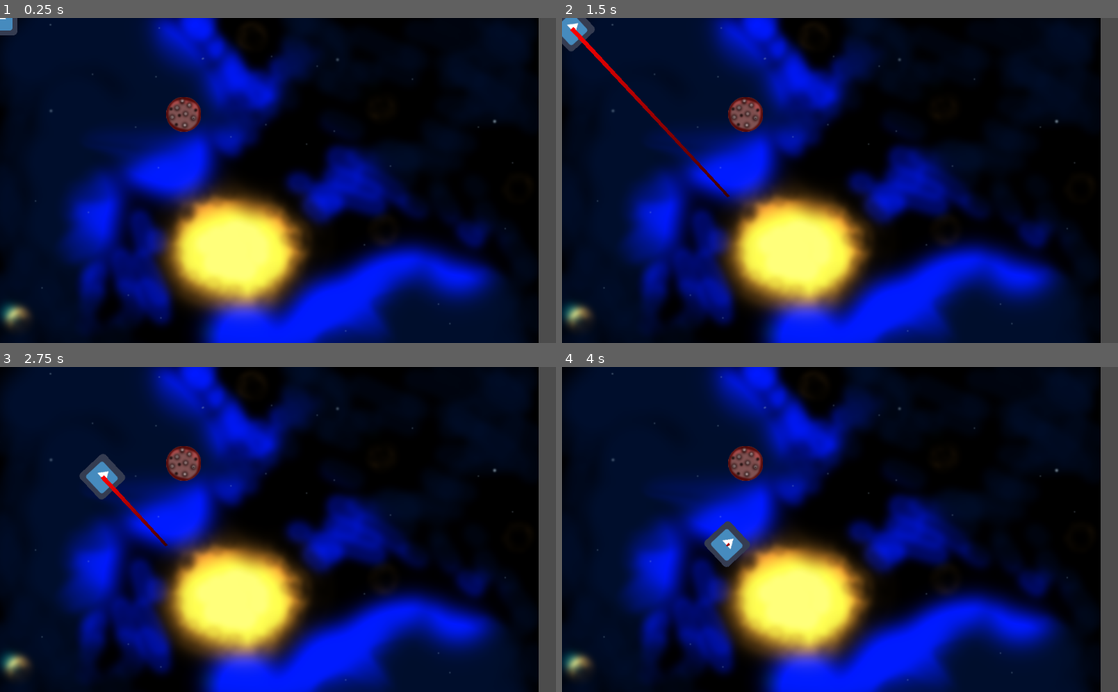
Above: before the commit, frames 1-4 (two rows, left to right).
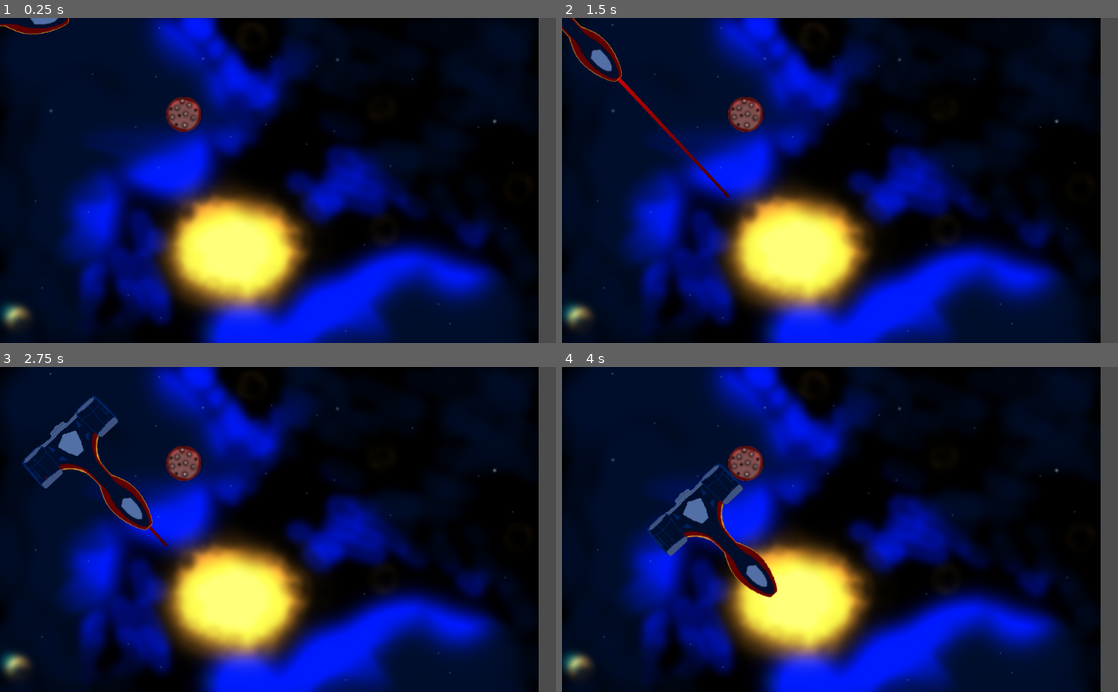
Above: after the commit, the same moments.

Repository: Masashi86fi/GodotAdventurers
Game: Godot game, scene res://src/LevelNodes/main.tscn
The game is run twice, just before and just after one commit, with the same random seed, the same clock (stepped at 60 frames per second) and the same inputs. This scene is started directly instead of the project's main scene. The engine's default icon, where the game draws it, is replaced by a stand-in: a white triangle on a blue panel in a dark square.
Inputs (mouse positions are in pixels of both pictures, inside the frame that each line leads up to):
- Up to frame 1 (0.25 s): no input
- Up to frame 2 (1.5 s): tap Enter (Use) at 0.5 s; move the mouse to (962, 164) at 0.52 s; hold W (LadderUP) from 0.53 s (still down); tap X (Block) at 0.6 s; tap Space (Jump) at 0.77, 1.25 s; move the mouse to (728, 196) at 1.27 s; click (728, 196) at 1.35 s
- Up to frame 3 (2.75 s): tap Space (Jump) at 1.52 s; move the mouse to (333, 458) at 2.02 s; release W (LadderUP) at 2.03 s; hold S (LadderDown) from 2.03 s (still down); tap Z (Melee) at 2.1 s
- Up to frame 4 (4 s): move the mouse to (812, 594) at 2.77 s; release S (LadderDown) at 2.78 s; hold W (LadderUP) from 2.78 s (still down); tap Ctrl (Shoot) at 2.85 s; tap Space (Jump) at 3.02, 3.77 s; move the mouse to (1006, 578) at 3.52 s; tap Enter (Use) at 3.6 s

The runs differ from the first frame. In frame 1, 0.4% of the frame differs, in the area x 0-13%, y 0-6%; in frame 2, 1.0%; in frame 3, 2.5%; in frame 4, 3.5%, in the area x 15-39%, y 29-71%.

Commit message:
ship

Diff:
--- a/src/LevelNodes/main.tscn
+++ b/src/LevelNodes/main.tscn
@@ -1,6 +1,6 @@
 [gd_scene load_steps=10 format=2]
 
-[ext_resource path="res://icon.png" type="Texture" id=1]
+[ext_resource path="res://src/LevelObjects/Sprites/Ship.png" type="Texture" id=1]
 [ext_resource path="res://src/GameSystems/MapControls.gd" type="Script" id=2]
 [ext_resource path="res://src/LevelObjects/Sprites/planet.png" type="Texture" id=3]
 [ext_resource path="res://src/LevelObjects/Scripts/Planet.gd" type="Script" id=4]
@@ -26,12 +26,11 @@
 script = ExtResource( 2 )
 
 [node name="Sprite" type="Sprite" parent="Ship"]
+z_index = 1
 texture = ExtResource( 1 )
-__meta__ = {
-"_edit_lock_": true
-}
 
 [node name="Line2D" type="Line2D" parent="Ship"]
+z_index = -1
 points = PoolVector2Array( 726.19, 178.904 )
 width_curve = SubResource( 1 )
 default_color = Color( 0.4, 0.501961, 1, 1 )
@@ -71,5 +70,8 @@
 position = Vector2( 480, 496 )
 z_index = -5
 texture = ExtResource( 5 )
+__meta__ = {
+"_edit_lock_": true
+}
 [connection signal="area_entered" from="Ship/Trigger" to="Ship" method="_on_Trigger_area_entered"]
 [connection signal="area_exited" from="Ship/Trigger" to="Ship" method="_on_Trigger_area_exited"]
Binary file changed: src/LevelObjects/Sprites/Ship.png
Not shown, added: src/LevelObjects/Sprites/Ship.png.import
